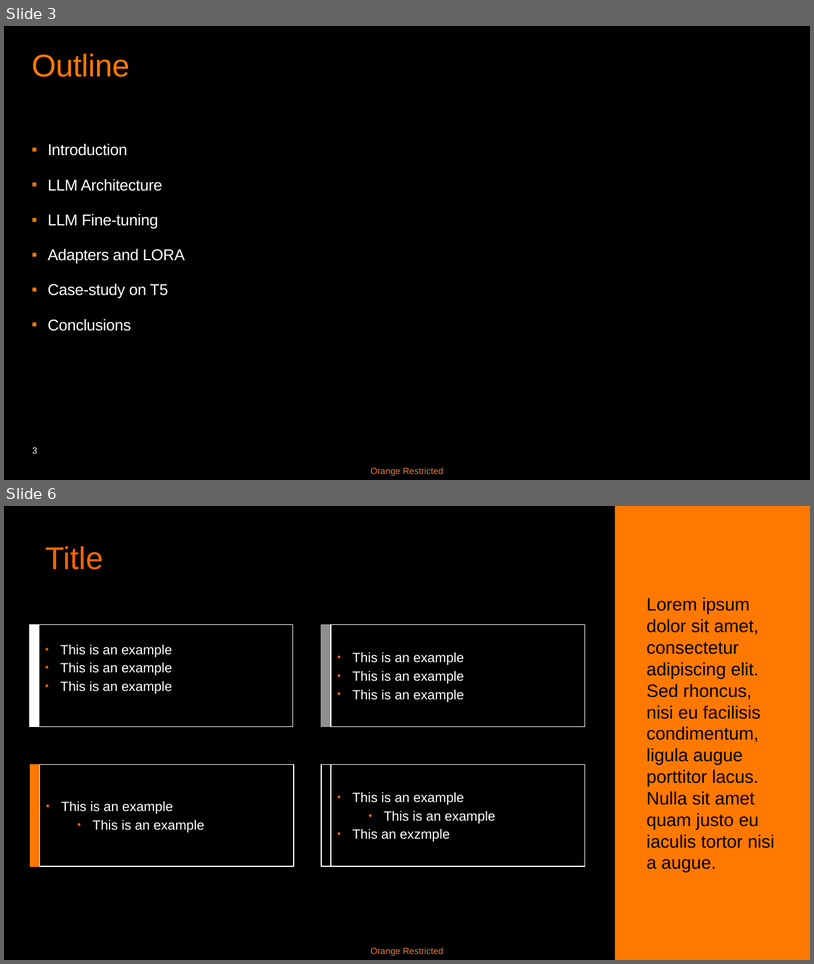
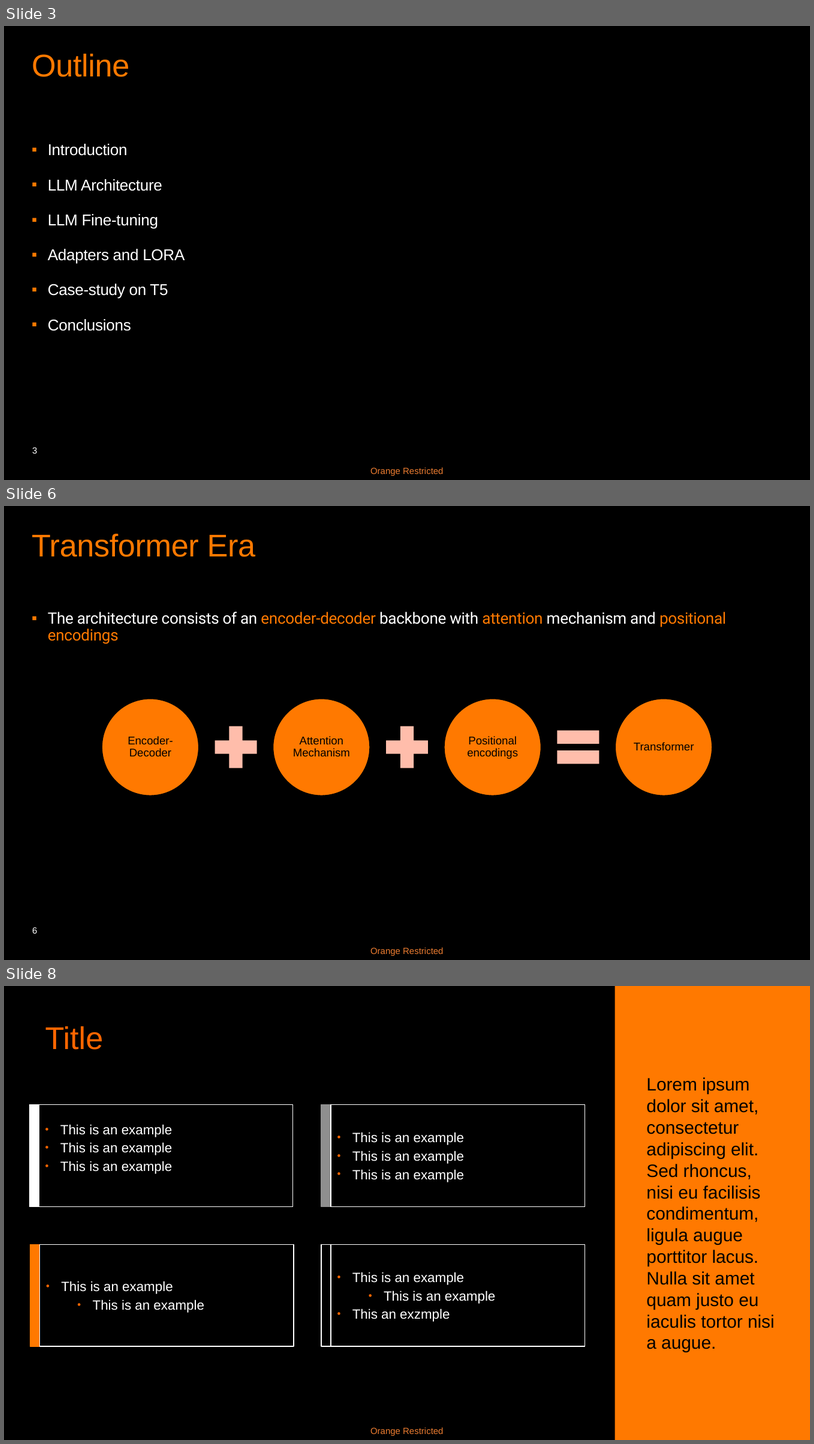
Before and after one commit to basavyr/peft-training, a slide deck: presentation/LORA-RPoenaru.pptx. Shown one above the other, each under a label of ours: slides 3 and 6 before the commit, slides 3, 6 and 8 after it; the slides between them are not shown. The pictures are 814x964 and 814x1444 pixels, drawn with LibreOffice and Linux fonts; fonts in the diff are those of the drawing. Boxes give left, top, right and bottom in pixels: in the first picture for what was removed or moved away, otherwise in the second. Text is boxed around its words. In the diff, an @@ line names an element or a change of style, - is before the commit and + after.

Commit message:
add transformer figure

```diff
--- a/presentation/LORA-RPoenaru.pptx
+++ b/presentation/LORA-RPoenaru.pptx
@@ slide 6 added at bbox=[4, 506, 810, 960], background #000000; not listed: 2 template elements that a slide beside it also shows @@
@@ title added at bbox=[32, 534, 256, 557], 28 pt, text #FF7900 @@
+Transformer Era
@@ text added at bbox=[48, 612, 726, 644], 14 pt, text #FFFFFF @@
+    ▪ The architecture consists of an encoder-decoder backbone with attention mechanism and positional encodings
@@ group added at bbox=[102, 698, 714, 796]: 4 ellipses, 4 texts, 2 plus signs, 1 math equal @@
+Encoder-Decoder
+Attention Mechanism
+Positional encodings
+Transformer
@@ what was slide 6 is now slide 8 @@
```
Also in this commit, not shown: 4 slides changed, 1 other slide added.
